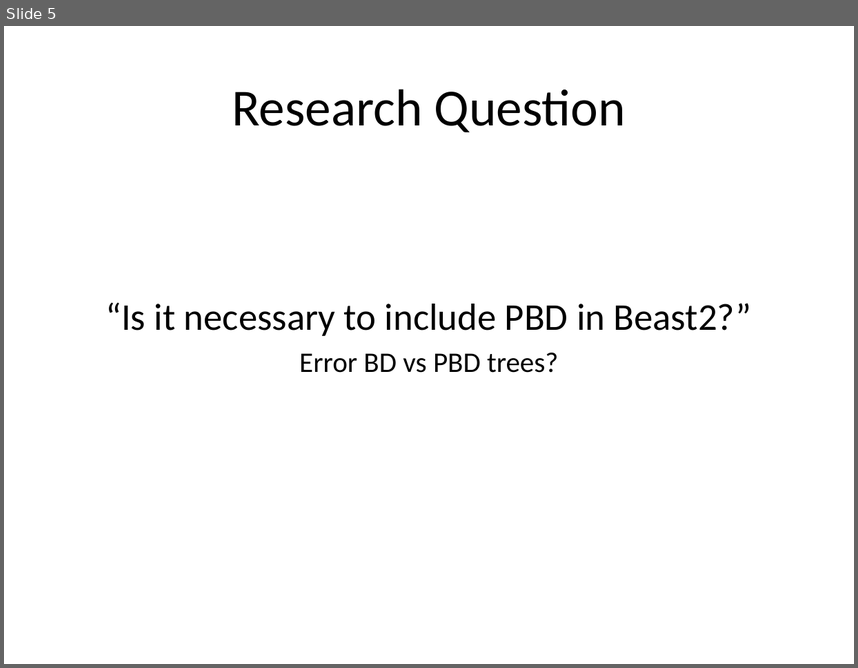
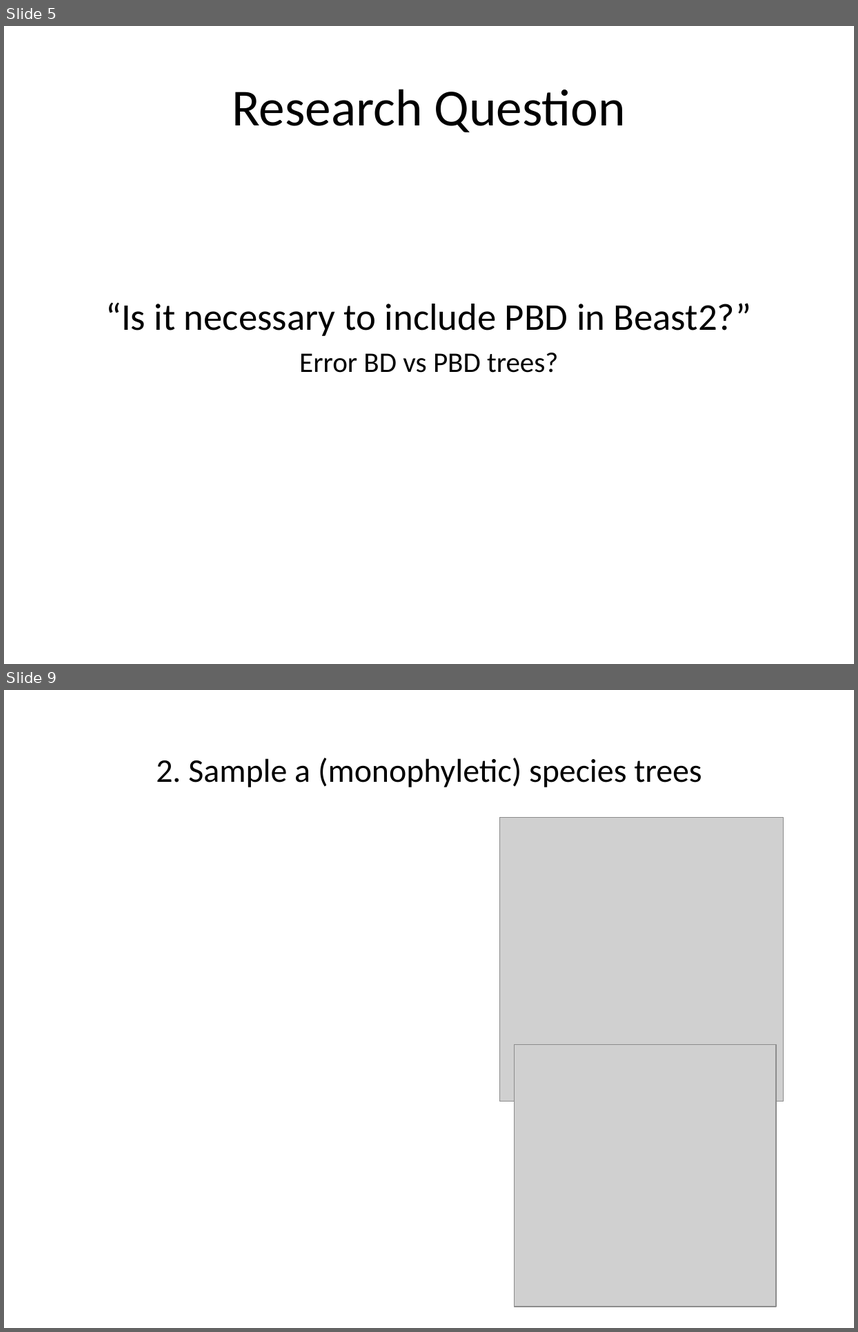
Before and after one commit to richelbilderbeek/Cer2016, a slide deck: doc/Cer2016_Femke Thon & Jolien Gay_V1.0.pptx. Shown one above the other, each under a label of ours: slide 5 before the commit, slides 5 and 9 after it; the slides between them are not shown. The pictures are 858x668 and 858x1332 pixels, drawn with LibreOffice and Linux fonts; fonts in the diff are those of the drawing; grey boxes stand for pictures. Boxes give left, top, right and bottom in pixels: in the first picture for what was removed or moved away, otherwise in the second. Text is boxed around its words. In the diff, an @@ line names an element or a change of style, - is before the commit and + after.

```diff
--- a/doc/Cer2016_Femke Thon & Jolien Gay_V1.0.pptx
+++ b/doc/Cer2016_Femke Thon & Jolien Gay_V1.0.pptx
@@ slide 9 added at bbox=[4, 690, 854, 1328], background #FFFFFF @@
@@ title added at bbox=[156, 758, 702, 787], 28 pt, text #000000 @@
+  2. Sample a (monophyletic) species trees
@@ picture added at bbox=[499, 818, 783, 1101] @@
@@ picture added at bbox=[514, 1045, 776, 1306] @@
```
Also in this commit, not shown: 4 slides changed, 4 other slides added, 1 slide removed, 1 other file.
